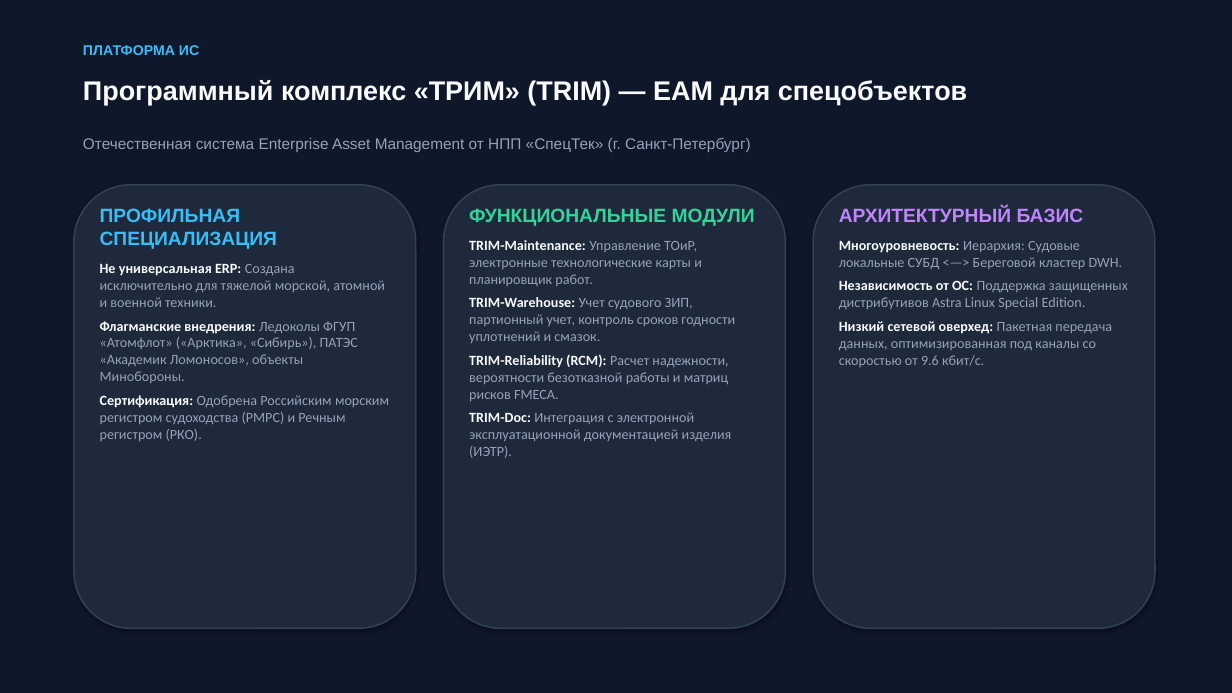
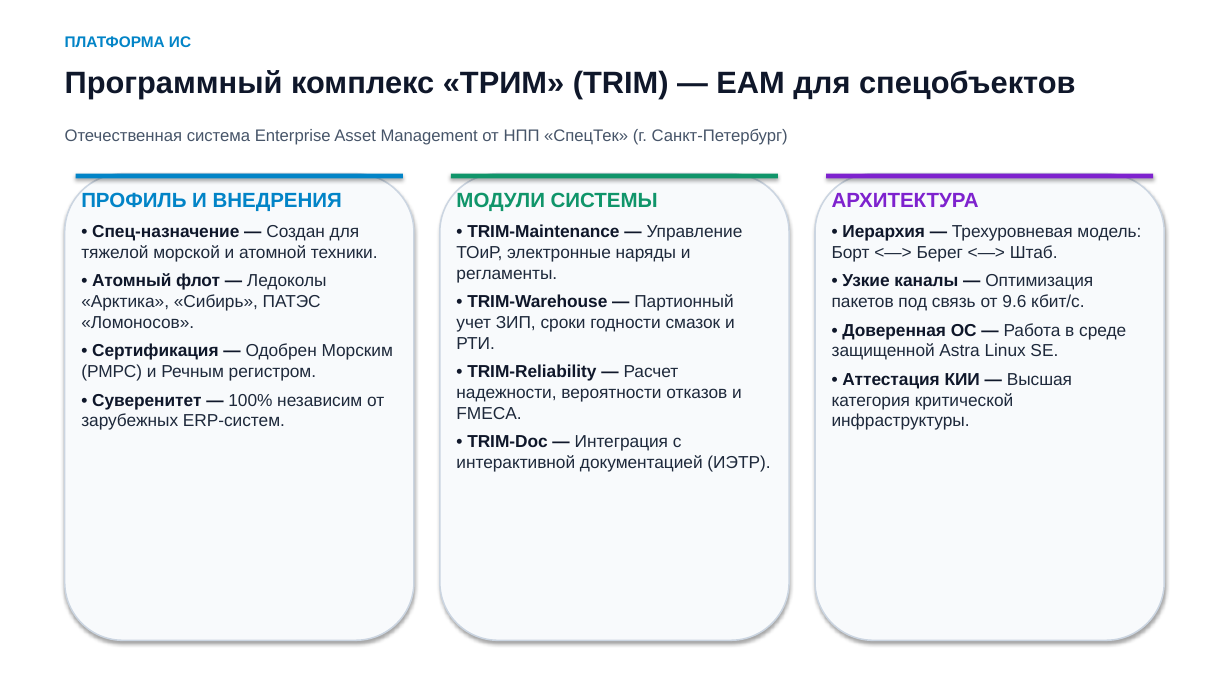
Before and after one commit to kargtx/stage5, a slide deck: slide 3 of ЭАССН/Доклад_EAM_ТРИМ_в_АССН/EAM_ТРИМ_в_АССН_Презентация.pptx. Drawn at 1232x693 pixels with LibreOffice and Linux fonts; fonts in the diff are those of the drawing. Boxes give left, top, right and bottom in pixels: in the first picture for what was removed or moved away, otherwise in the second. Text is boxed around its words. In the diff, an @@ line names an element or a change of style, - is before the commit and + after.

Commit message:
style(ЭАССН): увеличение шрифтов презентации ТРИМ под проектор, светлая тема и краткий доклад

```diff
--- a/ЭАССН/Доклад_EAM_ТРИМ_в_АССН/EAM_ТРИМ_в_АССН_Презентация.pptx
+++ b/ЭАССН/Доклад_EAM_ТРИМ_в_АССН/EAM_ТРИМ_в_АССН_Презентация.pptx
@@ background #0F172A to #FFFFFF @@
@@ text "ПЛАТФОРМА ИС": place and size @@
-text "ПЛАТФОРМА ИС" at (83, 45, 199, 55)
+text "ПЛАТФОРМА ИС" at (65, 36, 191, 47)
@@ text "ПЛАТФОРМА ИС" at (65, 36, 191, 47): size 11 to 12 pt, text colour #38BDF8 to #0284C7 @@
@@ text "Программный комплекс «ТРИМ» (TRIM) — ...": place and size @@
-text "Программный комплекс «ТРИМ» (TRIM) — ..." at (83, 80, 967, 105)
+text "Программный комплекс «ТРИМ» (TRIM) — ..." at (65, 70, 1076, 99)
@@ text "Программный комплекс «ТРИМ» (TRIM) — ..." at (65, 70, 1076, 99): size 21 to 24 pt, text colour #F8FAFC to #0F172A @@
@@ text "Отечественная система Enterprise Asset Management ...": place and size @@
-text "Отечественная система Enterprise Asset Management ..." at (83, 138, 751, 152)
+text "Отечественная система Enterprise Asset Management ..." at (65, 129, 788, 145)
@@ text "Отечественная система Enterprise Asset Management ..." at (65, 129, 788, 145): size 12 to 13 pt, text colour #94A3B8 to #475569 @@
@@ rounded rectangle: place and size @@
-rounded rectangle at (74, 185, 416, 628)
+rounded rectangle at (65, 174, 414, 640)
@@ rectangle added at (76, 174, 403, 178), fill #0284C7 @@
@@ rounded rectangle: place and size @@
-rounded rectangle at (444, 185, 786, 628)
+rounded rectangle at (440, 174, 789, 640)
@@ rectangle added at (451, 174, 778, 178), fill #10956A @@
@@ fill #1E293B to #F8FAFC; outline #334155 1.2 pt to #CBD5E1 1.2 pt in 3 elements at (65, 174, 414, 640), (440, 174, 789, 640), (815, 174, 1165, 640) @@
@@ rounded rectangle: place and size @@
-rounded rectangle at (813, 185, 1155, 628)
+rounded rectangle at (815, 174, 1165, 640)
@@ rectangle added at (826, 174, 1153, 178), fill #7E22CE @@
@@ text at (81, 191, 393, 430): text changed; size 11 to 13.5 pt; font Calibri to Arial; text colour #94A3B8 to #1E293B @@
-ПРОФИЛЬНАЯ СПЕЦИАЛИЗАЦИЯ
-Не универсальная ERP: Создана исключительно для тяжелой морской, атомной и военной техники.
-Флагманские внедрения: Ледоколы ФГУП «Атомфлот» («Арктика», «Сибирь»), ПАТЭС «Академик Ломоносов», объекты Минобороны.
-Сертификация: Одобрена Российским морским регистром судоходства (РМРС) и Речным регистром (РКО).
+ПРОФИЛЬ И ВНЕДРЕНИЯ
+• Спец-назначение — Создан для тяжелой морской и атомной техники.
+• Атомный флот — Ледоколы «Арктика», «Сибирь», ПАТЭС «Ломоносов».
+• Сертификация — Одобрен Морским (РМРС) и Речным регистром.
+• Суверенитет — 100% независим от зарубежных ERP-систем.
@@ text at (456, 191, 770, 472): text changed; size 11 to 13.5 pt; font Calibri to Arial; text colour #94A3B8 to #1E293B @@
-ФУНКЦИОНАЛЬНЫЕ МОДУЛИ
-TRIM-Maintenance: Управление ТОиР, электронные технологические карты и планировщик работ.
-TRIM-Warehouse: Учет судового ЗИП, партионный учет, контроль сроков годности уплотнений и смазок.
-TRIM-Reliability (RCM): Расчет надежности, вероятности безотказной работы и матриц рисков FMECA.
-TRIM-Doc: Интеграция с электронной эксплуатационной документацией изделия (ИЭТР).
+МОДУЛИ СИСТЕМЫ
+• TRIM-Maintenance — Управление ТОиР, электронные наряды и регламенты.
+• TRIM-Warehouse — Партионный учет ЗИП, сроки годности смазок и РТИ.
+• TRIM-Reliability — Расчет надежности, вероятности отказов и FMECA.
+• TRIM-Doc — Интеграция с интерактивной документацией (ИЭТР).
@@ text at (832, 193, 1141, 430): text changed; size 11 to 13.5 pt; font Calibri to Arial; text colour #94A3B8 to #1E293B @@
-АРХИТЕКТУРНЫЙ БАЗИС
-Многоуровневость: Иерархия: Судовые локальные СУБД <—> Береговой кластер DWH.
-Независимость от ОС: Поддержка защищенных дистрибутивов Astra Linux Special Edition.
-Низкий сетевой оверхед: Пакетная передача данных, оптимизированная под каналы со скоростью от 9.6 кбит/с.
+АРХИТЕКТУРА
+• Иерархия — Трехуровневая модель: Борт <—> Берег <—> Штаб.
+• Узкие каналы — Оптимизация пакетов под связь от 9.6 кбит/с.
+• Доверенная ОС — Работа в среде защищенной Astra Linux SE.
+• Аттестация КИИ — Высшая категория критической инфраструктуры.
```
Also in this commit, not shown: 9 other slides changed, 2 slides added, 2 slides removed, 5 other files.
